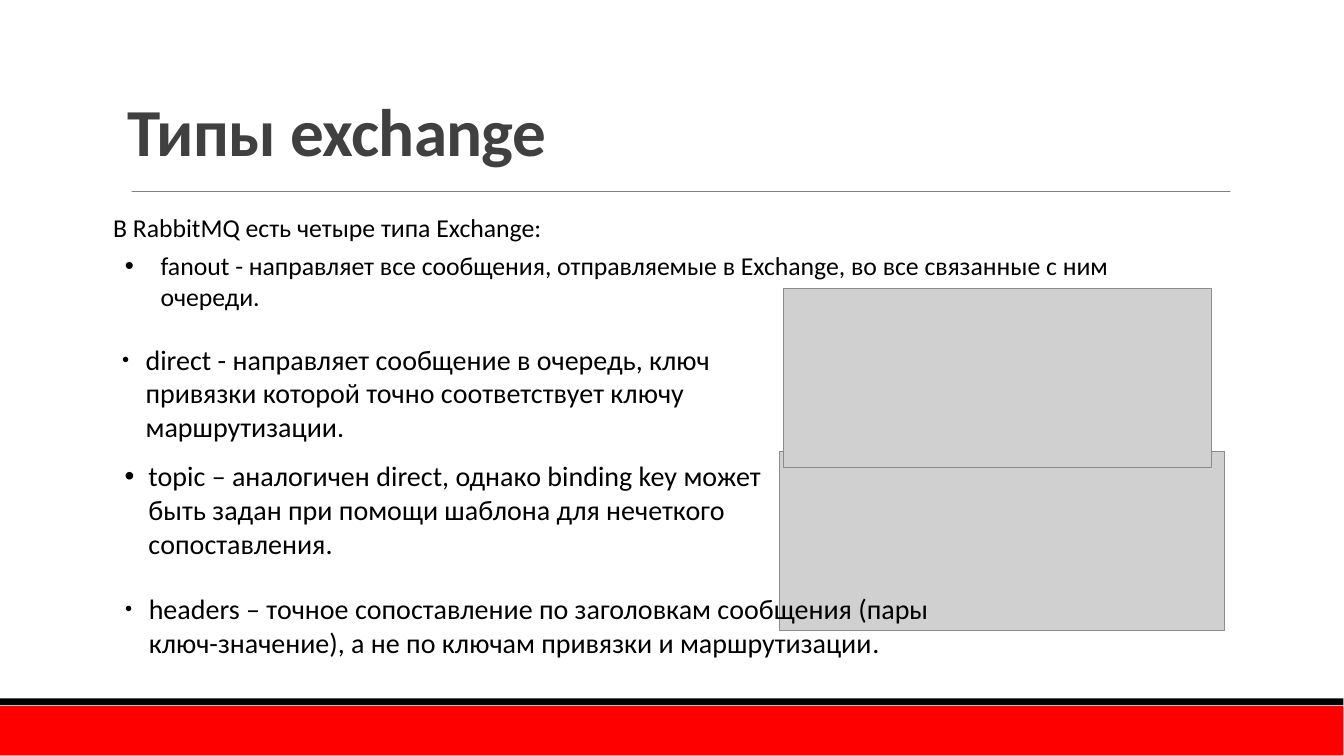
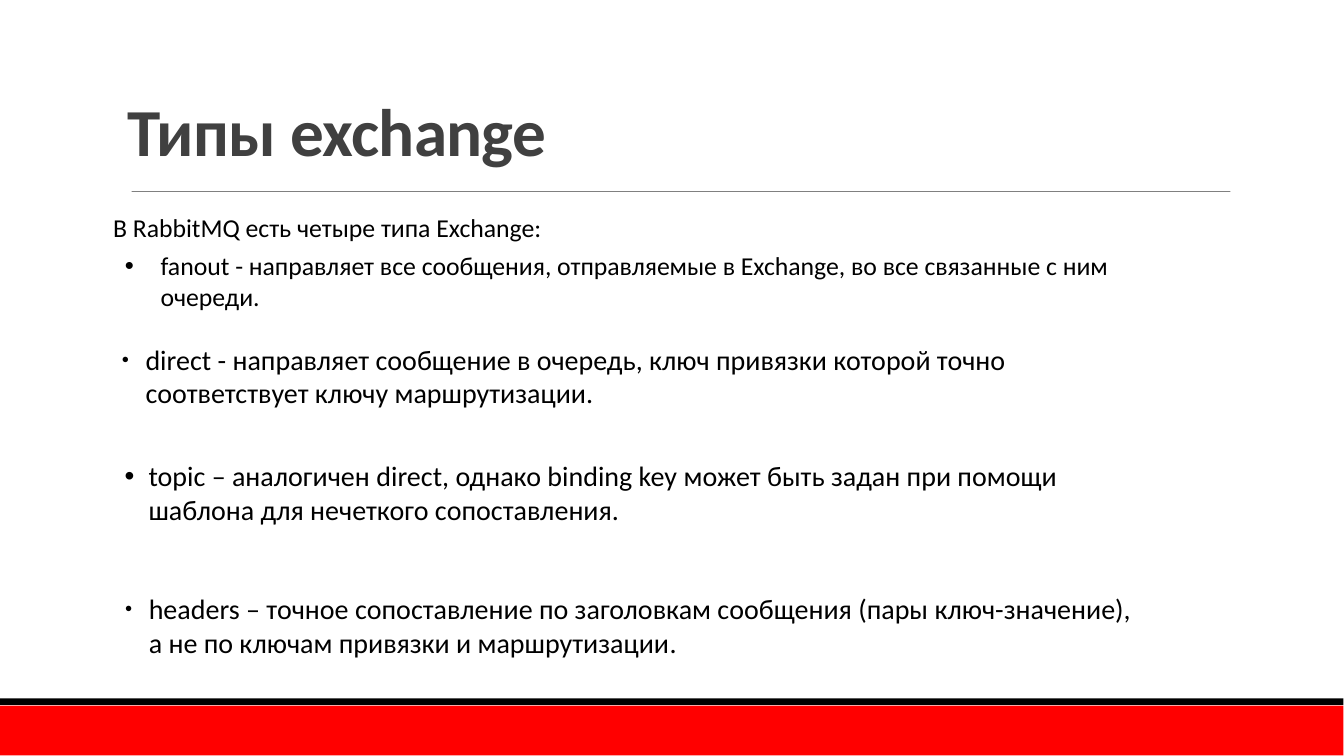
Before and after one commit to TurCons/DisconfRabbitMq, a slide deck: slide 18 of presentation/RabbitMQ.pptx. Drawn at 1344x756 pixels with LibreOffice and Linux fonts; fonts in the diff are those of the drawing; grey boxes stand for pictures; background and template pictures are left out. Boxes give left, top, right and bottom in pixels: in the first picture for what was removed or moved away, otherwise in the second. Text is boxed around its words. In the diff, an @@ line names an element or a change of style, - is before the commit and + after.

Commit message:
Добавил картинок с примерами маршрутизации.

```diff
--- a/presentation/RabbitMQ.pptx
+++ b/presentation/RabbitMQ.pptx
@@ picture removed at (784, 288, 1212, 468) @@
@@ text "direct - направляет сообщение в ..." rewrapped from (146, 350, 710, 442) to (146, 350, 1005, 408) @@
@@ text "topic – аналогичен direct, однако ..." rewrapped from (148, 466, 761, 555) to (149, 466, 1056, 525) @@
@@ picture removed at (779, 452, 1224, 631) @@
@@ text "headers – точное сопоставление по ..." rewrapped from (149, 596, 928, 658) to (149, 598, 1131, 658) @@
```
Also in this commit, not shown: 1 other slide changed, 4 slides added, 1 other file.
